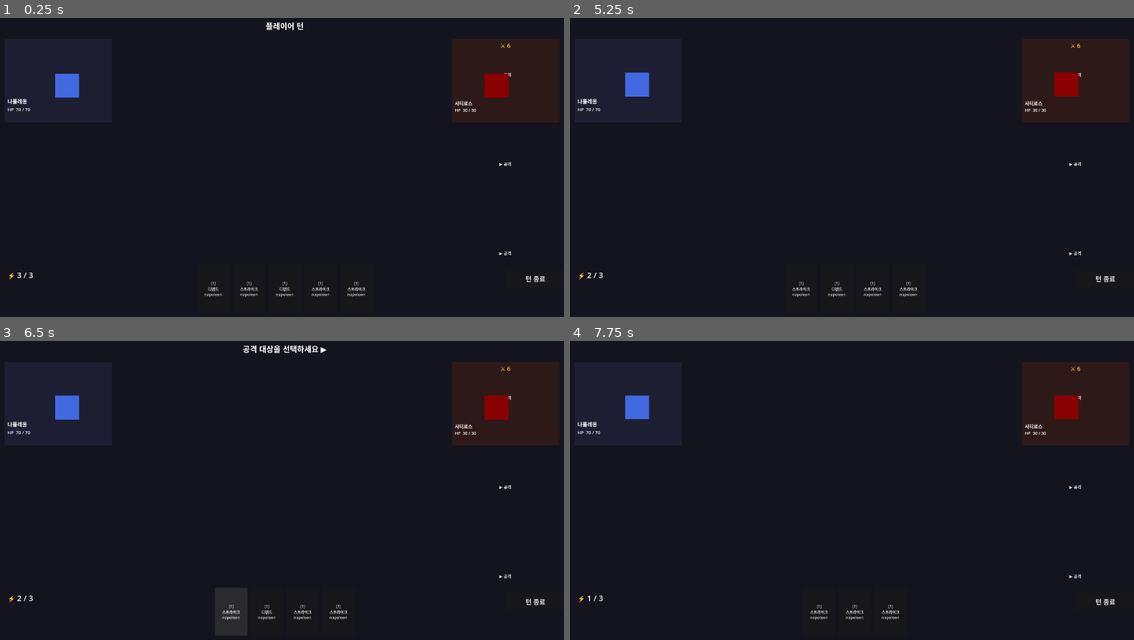
Above: before the commit, frames 1-4 (two rows, left to right).
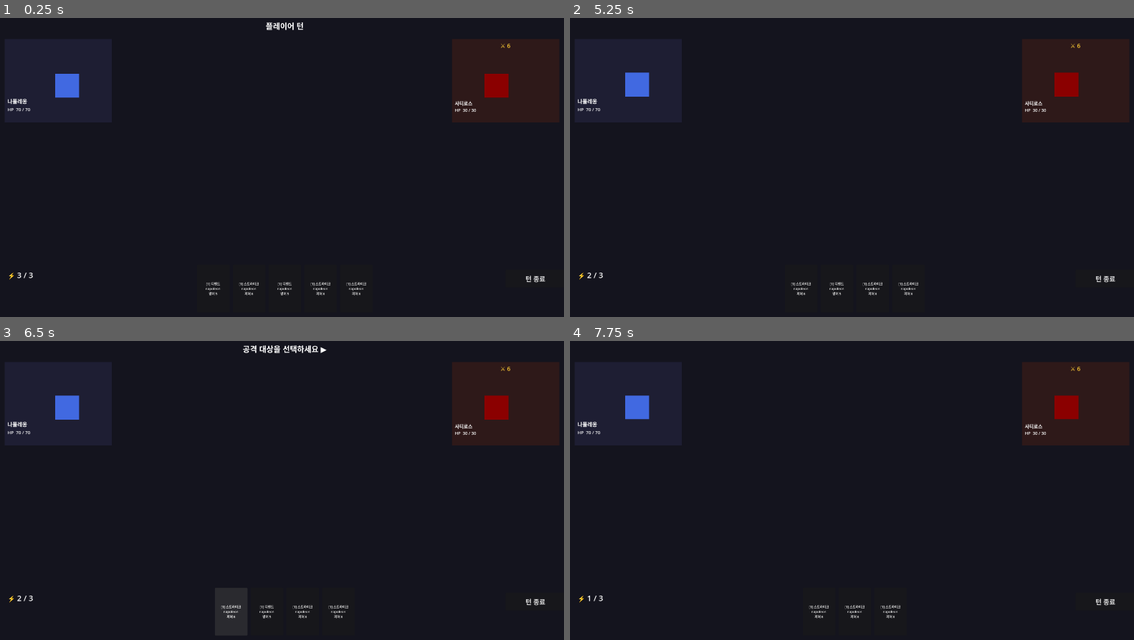
Above: after the commit, the same moments.

Repository: l980l/stsl
Game: Godot game, scene res://scenes/battle/battle_scene.tscn
Two runs of this game, one before a commit and one after it. Both use one fixed random seed, a clock stepped at 60 frames per second and the inputs below. The project has no main scene, so this scene is started directly.
Inputs (mouse positions are in pixels of both pictures, inside the frame that each line leads up to):
- Up to frame 1 (0.25 s): no input
- Up to frame 2 (5.25 s): click (1077, 74) at 0.5 s, where only the run before the commit has a clickable "▶ 공격"; click (1077, 80) at 1.27 s; click (1077, 164) at 2 s, where only the run before the commit has a clickable "▶ 공격"; click (1077, 170) at 2.77 s; click (1077, 254) at 3.5 s, where only the run before the commit has a clickable "▶ 공격"; click (1077, 260) at 4.27 s; click (784, 290) at 5 s, where only the run before the commit has a clickable "[1] 디펜드 napoleon"
- Up to frame 3 (6.5 s): click (231, 613) at 5.75 s, where only the run before the commit has a clickable "[1] 스트라이크 napoleon"
- Up to frame 4 (7.75 s): click (801, 613) at 6.5 s, where only the run after the commit has a clickable "[1] 스트라이크 napoleon 피해 6"; click (835, 613) at 7.25 s, where only the run before the commit has a clickable "[1] 디펜드 napoleon"

The runs differ from the first frame. In frame 1, 0.4% of the frame differs, in the area x 36-91%, y 18-94%; in frame 2, 0.4%; in frame 3, 0.4%; in frame 4, 0.3%.

Commit message:
feat: Plan 19 — 전투 UI 개선 (클릭영역·카드텍스트·상태아이콘·드래그앤드롭) (#19)
* feat: BattleManager 상태이상 public getter 추가

Co-Authored-By: Claude Sonnet 4.6 <noreply@anthropic.com>

* fix: 적 클릭 영역을 슬롯 전체로 확장

* feat: 카드 버튼에 효과 텍스트 및 강화 표시 추가

* feat: 캐릭터 슬롯에 상태이상 아이콘 및 호버 툴팁 추가

Co-Authored-By: Claude Sonnet 4.6 <noreply@anthropic.com>

* feat: 드래그 앤 드롭 카드 타겟 지정 구현

---------

Co-authored-by: Claude Sonnet 4.6 <noreply@anthropic.com>

Diff:
--- a/autoload/battle_manager.gd
+++ b/autoload/battle_manager.gd
@@ -384,6 +384,14 @@
 		return null
 	return _enemies[index]
 
+func get_hero_status(hero_id: String) -> Dictionary:
+	return _hero_status.get(hero_id, {}).duplicate()
+
+func get_enemy_status(index: int) -> Dictionary:
+	if index < 0 or index >= _enemy_status.size():
+		return {}
+	return _enemy_status[index].duplicate()
+
 func clear() -> void:
 	_enemies.clear()
 	_enemy_hp.clear()
--- a/scenes/battle/battle_scene.gd
+++ b/scenes/battle/battle_scene.gd
@@ -30,6 +30,31 @@
 var _relic_container: HBoxContainer
 var _selected_card: Resource = null
 
+var _drag_card: Resource = null
+var _drag_preview: Label = null
+var _potential_drag_card: Resource = null
+var _drag_start_pos: Vector2 = Vector2.ZERO
+const DRAG_THRESHOLD := 10.0
+
+var _hero_status_containers: Dictionary = {}
+var _enemy_status_containers: Array = []
+
+const STATUS_EMOJI := {
+	"poison": "☠", "weak": "↓", "vulnerable": "⚡",
+	"morale": "★", "charm": "♥", "strength": "↑",
+	"taunt": "►", "counter_block": "🛡"
+}
+const STATUS_TOOLTIP := {
+	"poison": "독: 턴 종료 시 N 피해. 매 턴 1 감소",
+	"weak": "약화: 공격 피해 25% 감소. 매 턴 1 감소",
+	"vulnerable": "취약: 받는 피해 50% 증가. 매 턴 1 감소",
+	"morale": "사기: CONSUME_MORALE 카드로 추가 피해 제공",
+	"charm": "매혹: 다음 행동 아군에게 적용",
+	"strength": "강화: 피해 +N",
+	"taunt": "도발: 이 대상이 우선 공격 받음",
+	"counter_block": "반격 방어: 피해 = 현재 방어도 기반"
+}
+
 func _ready() -> void:
 	_build_ui()
 	BattleManager.team_mgr = TeamManager
@@ -105,8 +130,14 @@
 	var block_lbl := _make_label(Vector2(HERO_X + 10, y + 250), Vector2(SLOT_W - 20, 22), 14)
 	block_lbl.modulate = Color(0.5, 0.8, 1.0)
 
+	var status_box := HBoxContainer.new()
+	status_box.position = Vector2(HERO_X + 4, y + SLOT_H - 22)
+	status_box.size = Vector2(SLOT_W - 8, 20)
+	add_child(status_box)
+
 	return { "panel": panel, "name_lbl": name_lbl,
-			 "hp_lbl": hp_lbl, "block_lbl": block_lbl, "hero_id": "" }
+			 "hp_lbl": hp_lbl, "block_lbl": block_lbl,
+			 "hero_id": "", "status_box": status_box }
 
 func _make_enemy_slot(index: int) -> Dictionary:
 	var y := 80 + index * (SLOT_H + SLOT_GAP)
@@ -121,13 +152,12 @@
 	intent_lbl.modulate = Color(1.0, 0.8, 0.2)
 	intent_lbl.horizontal_alignment = HORIZONTAL_ALIGNMENT_CENTER
 
-	# 클릭 버튼 (투명, 캐릭터 영역 위에 올림)
+	# 클릭 버튼 — 패널 전체를 커버 (텍스트 없음, flat)
 	var btn := Button.new()
 	btn.flat = true
-	btn.position = Vector2(ENEMY_X + 20, y + 40)
-	btn.size = Vector2(SLOT_W - 40, 160)
-	btn.add_theme_font_size_override("font_size", 14)
-	btn.text = "▶ 공격"
+	btn.position = Vector2(ENEMY_X, y)
+	btn.size = Vector2(SLOT_W, SLOT_H)
+	btn.text = ""
 	var captured_index := index
 	btn.pressed.connect(func(): _on_enemy_pressed(captured_index))
 	add_child(btn)
@@ -137,8 +167,14 @@
 	var block_lbl := _make_label(Vector2(ENEMY_X + 10, y + 254), Vector2(SLOT_W - 20, 22), 13)
 	block_lbl.modulate = Color(0.5, 0.8, 1.0)
 
+	var status_box := HBoxContainer.new()
+	status_box.position = Vector2(ENEMY_X + 4, y + SLOT_H - 22)
+	status_box.size = Vector2(SLOT_W - 8, 20)
+	add_child(status_box)
+
 	return { "panel": panel, "intent_lbl": intent_lbl, "btn": btn,
-			 "name_lbl": name_lbl, "hp_lbl": hp_lbl, "block_lbl": block_lbl }
+			 "name_lbl": name_lbl, "hp_lbl": hp_lbl, "block_lbl": block_lbl,
+			 "status_box": status_box }
 
 func _refresh_relics() -> void:
 	for child in _relic_container.get_children():
@@ -176,6 +212,7 @@
 	BattleManager.battle_won.connect(_on_battle_won)
 	BattleManager.battle_lost.connect(_on_battle_lost)
 	TeamManager.hero_died.connect(_on_hero_died)
+	BattleManager.status_applied.connect(_on_status_applied)
 
 # ─────────────────────────────────────────────
 # 배틀 초기화
@@ -276,6 +313,7 @@
 			add_child(char_node)
 			_hero_char_nodes[hero.hero_id] = char_node
 
+		_hero_status_containers[hero.hero_id] = entry["status_box"]
 		_update_hero_ui(hero.hero_id)
 
 func _setup_enemies() -> void:
@@ -306,6 +344,9 @@
 			add_child(char_node)
 			_enemy_char_nodes[i] = char_node
 
+		if i >= _enemy_status_containers.size():
+			_enemy_status_containers.resize(i + 1)
+		_enemy_status_containers[i] = entry["status_box"]
 		_update_enemy_ui(i)
 
 func _update_hero_ui(hero_id: String) -> void:
@@ -321,6 +362,7 @@
 		entry["block_lbl"].text = "🛡 %d" % block if block > 0 else ""
 		if not TeamManager.is_alive(hero_id):
 			entry["panel"].modulate = Color(0.4, 0.4, 0.4)
+		_refresh_status_icons_hero(hero_id)
 		return
 
 func _update_enemy_ui(index: int) -> void:
@@ -351,6 +393,8 @@
 		entry["btn"].disabled = true
 		entry["intent_lbl"].text = "✝"
 
+	_refresh_status_icons_enemy(index)
+
 # ─────────────────────────────────────────────
 # 카드 핸드 (Task 3에서 구현)
 # ─────────────────────────────────────────────
@@ -378,11 +422,15 @@
 
 		var card_name: String = card.get("card_name") if card.get("card_name") != null else "?"
 		var owner_id: String = card.get("owner_id") if card.get("owner_id") != null else ""
-		btn.text = "[%d]\n%s\n%s" % [card.cost, card_name, owner_id]
-		btn.add_theme_font_size_override("font_size", 13)
+		var upgraded_mark: String = " ★" if card.get("upgraded") else ""
+		var effect_desc: String = _card_effect_text(card)
+		btn.text = "[%d] %s%s\n%s\n%s" % [card.cost, card_name, upgraded_mark, owner_id, effect_desc]
+		btn.add_theme_font_size_override("font_size", 11)
 		btn.disabled = not can_play
 
 		var captured_card := card
+		var captured_card2 := card
+		btn.button_down.connect(func(): _on_card_button_down(captured_card2))
 		btn.pressed.connect(func(): _on_card_pressed(captured_card))
 		add_child(btn)
 		_card_buttons.append(btn)
@@ -392,6 +440,8 @@
 # ─────────────────────────────────────────────
 
 func _on_card_pressed(card: Resource) -> void:
+	if _drag_card != null:
+		return
 	if not BattleManager.is_player_turn or not DeckManager.can_play(card):
 		return
 
@@ -531,3 +581,173 @@
 	for entry in _enemy_nodes:
 		entry["btn"].disabled = true
 	GameManager.complete_battle(false)
+
+# ─────────────────────────────────────────────
+# 카드 효과 텍스트 헬퍼
+# ─────────────────────────────────────────────
+
+func _refresh_status_icons_hero(hero_id: String) -> void:
+	var box: HBoxContainer = _hero_status_containers.get(hero_id)
+	if box == null:
+		return
+	for child in box.get_children():
+		child.queue_free()
+	var status: Dictionary = BattleManager.get_hero_status(hero_id)
+	for key in status:
+		var val: int = status[key]
+		if val <= 0:
+			continue
+		var lbl := Label.new()
+		lbl.text = "%s%d" % [STATUS_EMOJI.get(key, key), val]
+		lbl.add_theme_font_size_override("font_size", 12)
+		lbl.tooltip_text = STATUS_TOOLTIP.get(key, key).replace("N", str(val))
+		lbl.mouse_filter = Control.MOUSE_FILTER_STOP
+		box.add_child(lbl)
+
+func _refresh_status_icons_enemy(index: int) -> void:
+	if index >= _enemy_status_containers.size():
+		return
+	var box: HBoxContainer = _enemy_status_containers[index]
+	if box == null:
+		return
+	for child in box.get_children():
+		child.queue_free()
+	var status: Dictionary = BattleManager.get_enemy_status(index)
+	for key in status:
+		var val: int = status[key]
+		if val <= 0:
+			continue
+		var lbl := Label.new()
+		lbl.text = "%s%d" % [STATUS_EMOJI.get(key, key), val]
+		lbl.add_theme_font_size_override("font_size", 12)
+		lbl.tooltip_text = STATUS_TOOLTIP.get(key, key).replace("N", str(val))
+		lbl.mouse_filter = Control.MOUSE_FILTER_STOP
+		box.add_child(lbl)
+
+func _on_status_applied(target: String, _status_type: String, _stacks: int) -> void:
+	if target.begins_with("enemy_"):
+		var idx := target.substr(6).to_int()
+		_refresh_status_icons_enemy(idx)
+	else:
+		_refresh_status_icons_hero(target)
+
+func _card_effect_text(card: Resource) -> String:
+	var lines: Array = []
+	for eff in card.effects:
+		match eff.effect_type:
+			EffectRes.EffectType.DAMAGE:
+				lines.append("피해 %d%s" % [eff.value, " (전체)" if eff.target == "ALL" else ""])
+			EffectRes.EffectType.BLOCK:
+				lines.append("방어 %d" % eff.value)
+			EffectRes.EffectType.BLOCK_ALL:
+				lines.append("전체 방어 %d" % eff.value)
+			EffectRes.EffectType.FORMATION_BLOCK:
+				lines.append("영웅수×%d 방어" % eff.value)
+			EffectRes.EffectType.APPLY_STATUS:
+				var st_name: String = {"poison":"독","weak":"약화","vulnerable":"취약",
+					"morale":"사기","charm":"매혹","strength":"강화","taunt":"도발"}.get(eff.status_type, eff.status_type)
+				lines.append("%s %d" % [st_name, eff.value])
+			EffectRes.EffectType.DRAW:
+				lines.append("드로우 %d" % eff.value)
+			EffectRes.EffectType.ENERGY:
+				lines.append("에너지 +%d" % eff.value)
+			EffectRes.EffectType.HEAL:
+				lines.append("회복 %d" % eff.value)
+			EffectRes.EffectType.HEAL_ALL:
+				lines.append("전체 회복 %d" % eff.value)
+			EffectRes.EffectType.GAIN_MORALE:
+				lines.append("사기 +%d" % eff.value)
+			EffectRes.EffectType.CONSUME_MORALE:
+				lines.append("사기→피해 %d" % eff.bonus_value)
+			EffectRes.EffectType.POISON_BURST:
+				lines.append("독 즉발")
+			EffectRes.EffectType.COUNTER_BLOCK:
+				lines.append("방어도×%d%%" % eff.value)
+			EffectRes.EffectType.COST_NEXT:
+				lines.append("다음 비용 -%d" % eff.value)
+			EffectRes.EffectType.CONDITIONAL_DMG:
+				lines.append("%d/%d(%s)" % [eff.bonus_value, eff.value, eff.status_type])
+			EffectRes.EffectType.SUMMON_TOKEN:
+				lines.append("병사 소환")
+			EffectRes.EffectType.CHARM:
+				lines.append("매혹 %d" % eff.value)
+	return "\n".join(lines)
+
+func _on_card_button_down(card: Resource) -> void:
+	if not BattleManager.is_player_turn or not DeckManager.can_play(card):
+		return
+	_potential_drag_card = card
+	_drag_start_pos = get_viewport().get_mouse_position()
+
+func _input(event: InputEvent) -> void:
+	if event is InputEventMouseMotion:
+		if _potential_drag_card != null and Input.is_mouse_button_pressed(MOUSE_BUTTON_LEFT):
+			var dist := get_viewport().get_mouse_position().distance_to(_drag_start_pos)
+			if dist > DRAG_THRESHOLD and _drag_card == null:
+				_start_drag(_potential_drag_card)
+			if _drag_card != null:
+				_drag_preview.position = get_viewport().get_mouse_position() + Vector2(8, 8)
+	elif event is InputEventMouseButton \
+			and event.button_index == MOUSE_BUTTON_LEFT \
+			and not event.pressed:
+		if _drag_card != null:
+			_finish_drag(get_viewport().get_mouse_position())
+		_potential_drag_card = null
+
+func _start_drag(card: Resource) -> void:
+	_drag_card = card
+	_selected_card = null
+	_message_label.text = "드래그하여 타겟 지정 ▶"
+	_drag_preview = Label.new()
+	_drag_preview.text = "[%d] %s" % [card.cost, card.get("card_name") if card.get("card_name") else "?"]
+	_drag_preview.add_theme_font_size_override("font_size", 14)
+	_drag_preview.size = Vector2(120, 30)
+	_drag_preview.modulate = Color(1.0, 1.0, 0.6, 0.85)
+	_drag_preview.z_index = 10
+	add_child(_drag_preview)
+	for i in range(_enemy_nodes.size()):
+		if _enemy_nodes[i]["panel"].visible and BattleManager.is_enemy_alive(i):
+			_enemy_nodes[i]["panel"].color = Color(0.35, 0.12, 0.12)
+
+func _finish_drag(drop_pos: Vector2) -> void:
+	var needs_target := false
+	for effect in _drag_card.effects:
+		match effect.effect_type:
+			EffectRes.EffectType.DAMAGE:
+				if effect.target == "SINGLE":
+					needs_target = true
+			EffectRes.EffectType.APPLY_STATUS:
+				if effect.target == "SINGLE":
+					needs_target = true
+			EffectRes.EffectType.COUNTER_BLOCK, \
+			EffectRes.EffectType.CONSUME_MORALE, \
+			EffectRes.EffectType.POISON_BURST, \
+			EffectRes.EffectType.CONDITIONAL_DMG:
+				needs_target = true
+		if needs_target:
+			break
+
+	if needs_target:
+		for i in range(_enemy_nodes.size()):
+			var panel: ColorRect = _enemy_nodes[i]["panel"]
+			if not panel.visible or not BattleManager.is_enemy_alive(i):
+				continue
+			if panel.get_global_rect().has_point(drop_pos):
+				BattleManager.play_card(_drag_card, i)
+				_cleanup_drag()
+				return
+		_cleanup_drag()
+	else:
+		BattleManager.play_card(_drag_card, -1)
+		_cleanup_drag()
+
+func _cleanup_drag() -> void:
+	if _drag_preview != null:
+		_drag_preview.queue_free()
+		_drag_preview = null
+	_drag_card = null
+	_selected_card = null
+	_message_label.text = ""
+	for entry in _enemy_nodes:
+		if entry["panel"].visible:
+			entry["panel"].color = Color(0.18, 0.10, 0.10)
--- a/tests/test_battle_manager.gd
+++ b/tests/test_battle_manager.gd
@@ -34,6 +34,8 @@
 	test_harpy_special_removes_from_deck()
 	test_charm_skips_enemy_turn()
 	test_dead_hero_card_has_no_effect()
+	test_get_hero_status_empty_by_default()
+	test_get_enemy_status_after_apply()
 	return { "passed": passed, "failed": failed }
 
 func _assert(condition: bool, msg: String) -> void:
@@ -361,3 +363,23 @@
 	bm.play_card(card, 0)
 
 	_assert(bm.get_enemy_hp(0) == 30, "사망 영웅 카드 사용 시 효과 없음 → 적 HP 불변")
+
+func test_get_hero_status_empty_by_default() -> void:
+	print("[TestBattleManager] test_get_hero_status_empty_by_default")
+	var bm := BattleManagerClass.new()
+	var status: Dictionary = bm.get_hero_status("napoleon")
+	_assert(status.is_empty(), "영웅 상태 기본값 빈 딕셔너리")
+
+func test_get_enemy_status_after_apply() -> void:
+	print("[TestBattleManager] test_get_enemy_status_after_apply")
+	var EnemyRes = load("res://resources/enemy_resource.gd")
+	var bm := BattleManagerClass.new()
+	var enemy = EnemyRes.new()
+	enemy.enemy_name = "테스트적"
+	enemy.max_hp = 30
+	bm.setup_battle([enemy])
+	bm._apply_status_to_enemy(0, "poison", 3)
+	var status: Dictionary = bm.get_enemy_status(0)
+	_assert(status.get("poison", 0) == 3, "적 상태 poison 3 조회")
+	var empty: Dictionary = bm.get_enemy_status(99)
+	_assert(empty.is_empty(), "범위 밖 인덱스 빈 딕셔너리")
